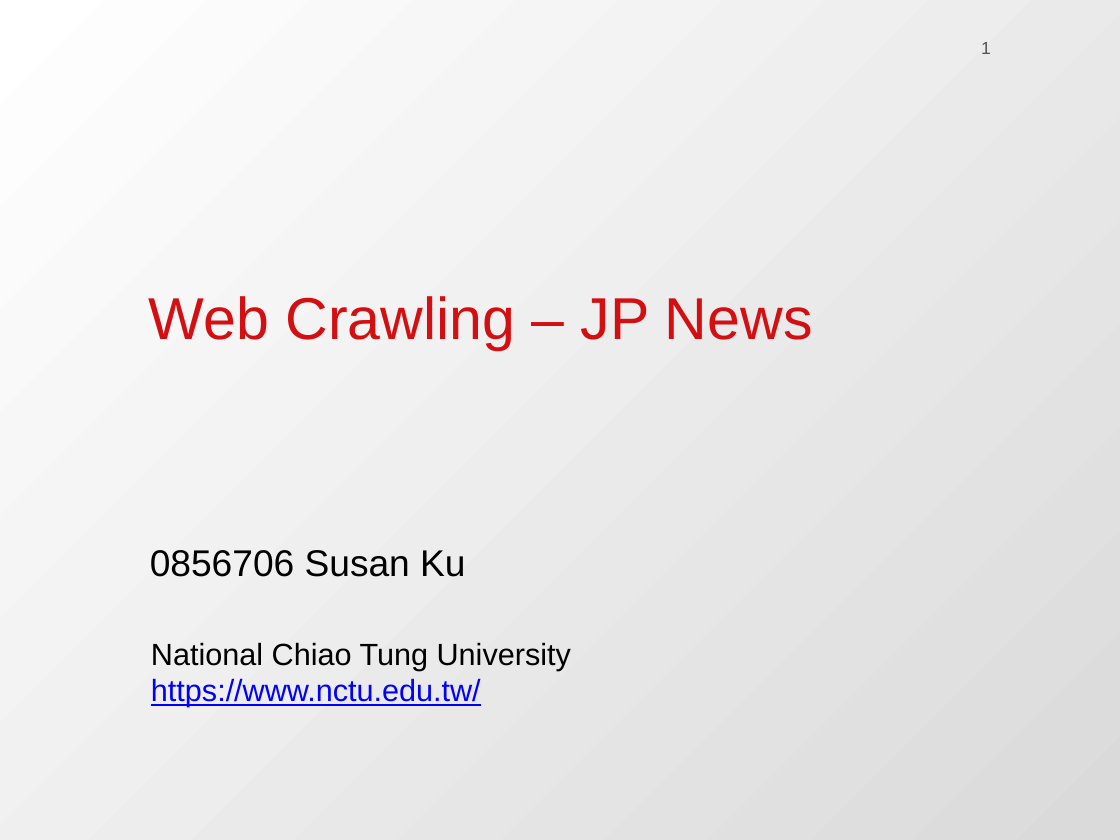
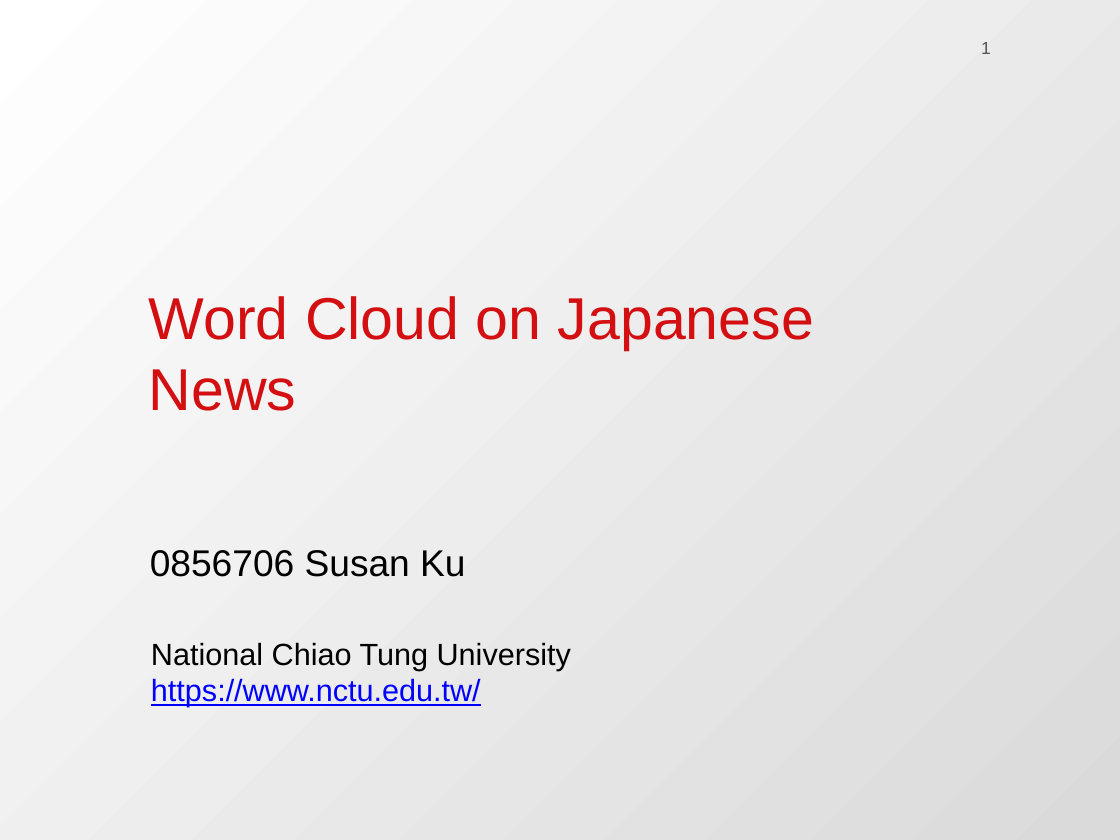
Before and after one commit to QuantLet/SDA_2020_NCTU, a slide deck: slide 1 of Susan/HW3_WebCrawling_JPNews/2020 SDA I NCTU_0856706_HW3_Task3.pptx. Drawn at 1120x840 pixels with LibreOffice and Linux fonts; fonts in the diff are those of the drawing; background and template pictures are left out. Boxes give left, top, right and bottom in pixels: in the first picture for what was removed or moved away, otherwise in the second. Text is boxed around its words. In the diff, an @@ line names an element or a change of style, - is before the commit and + after.

```diff
--- a/Susan/HW3_WebCrawling_JPNews/2020 SDA I NCTU_0856706_HW3_Task3.pptx
+++ b/Susan/HW3_WebCrawling_JPNews/2020 SDA I NCTU_0856706_HW3_Task3.pptx
@@ text at (149, 296, 814, 411): text changed @@
-Web Crawling – JP News
+Word Cloud on Japanese News
```
Also in this commit, not shown: 1 other slide changed.
